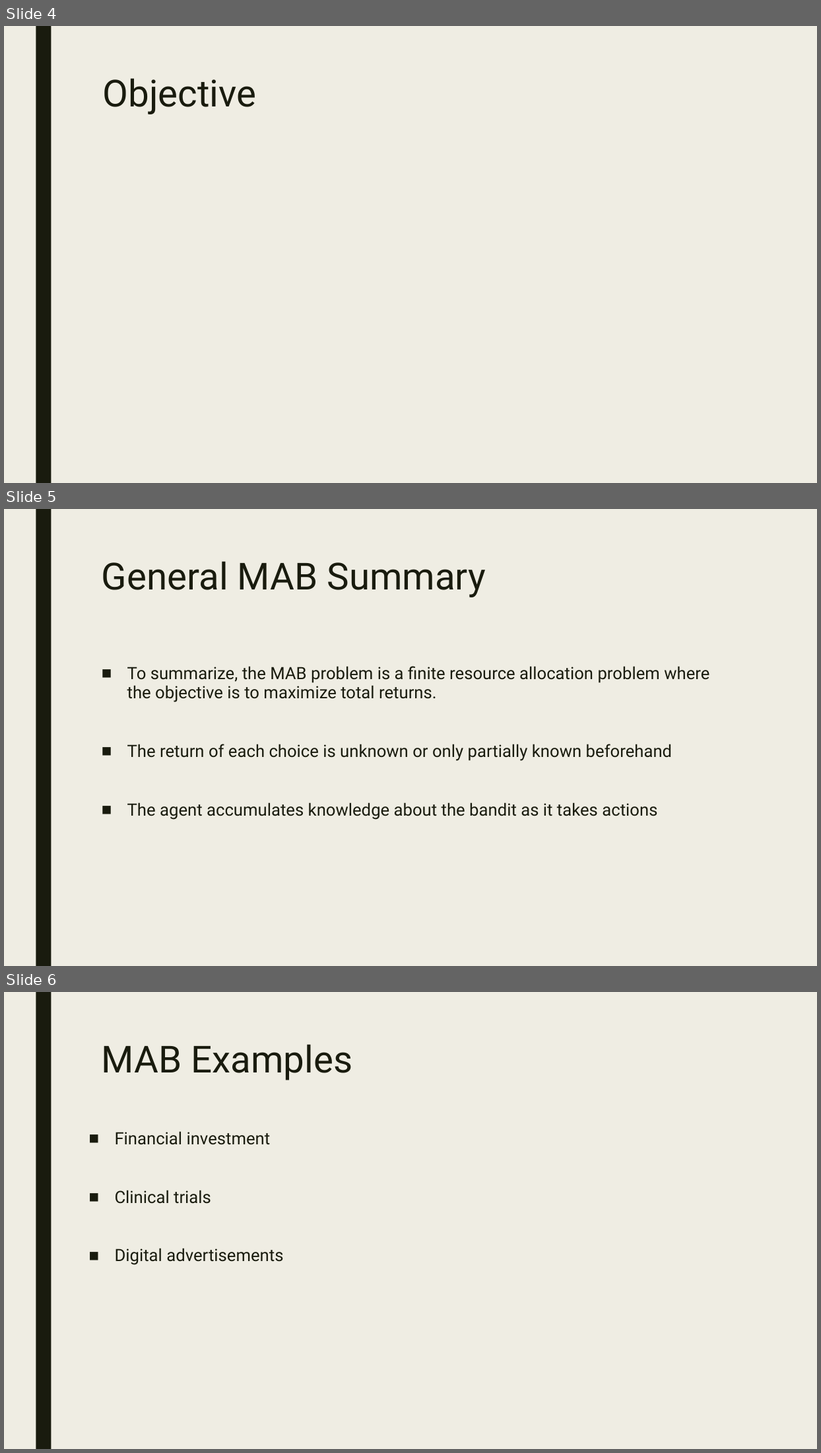
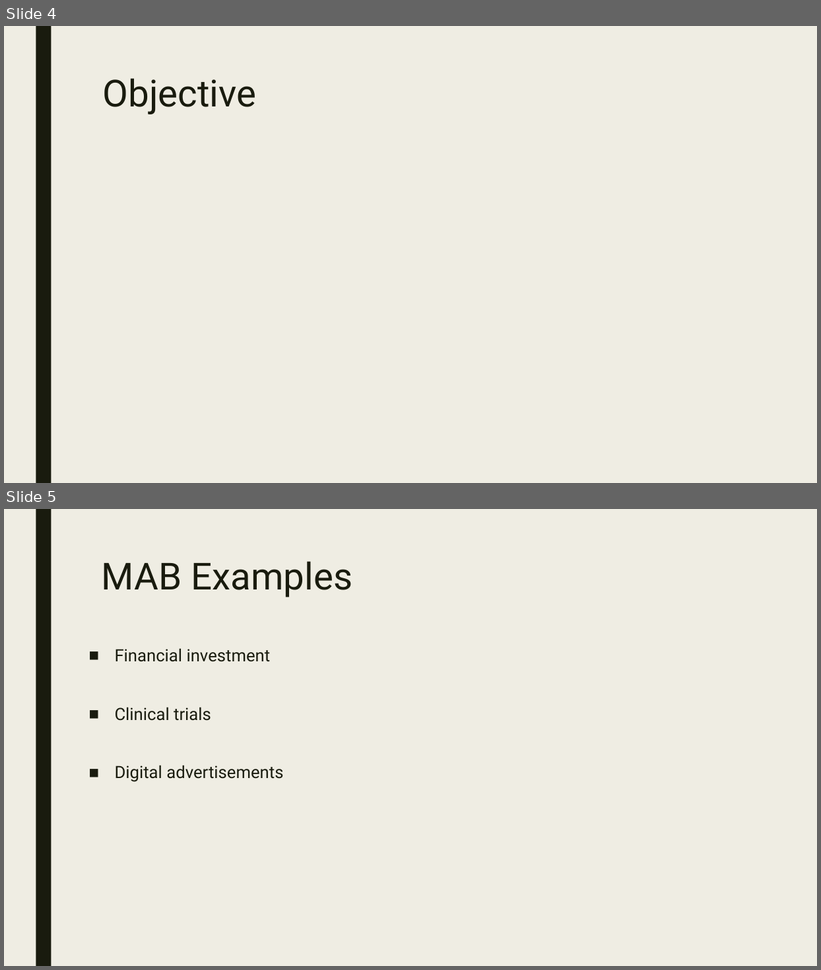
Before and after one commit to CourseReps/ECEN689-Fall2018, a slide deck: Students/siddharthajit/Tutorial Presentation/Thompson Sampling.pptx. Shown one above the other, each under a label of ours: slides 4, 5 and 6 before the commit, slides 4 and 5 after it. The pictures are 821x1453 and 821x970 pixels, drawn with LibreOffice and Linux fonts; fonts in the diff are those of the drawing; grey boxes stand for pictures. Boxes give left, top, right and bottom in pixels: in the first picture for what was removed or moved away, otherwise in the second. Text is boxed around its words. In the diff, an @@ line names an element or a change of style, - is before the commit and + after.

```diff
--- a/Students/siddharthajit/Tutorial Presentation/Thompson Sampling.pptx
+++ b/Students/siddharthajit/Tutorial Presentation/Thompson Sampling.pptx
@@ slide 5 removed at [4,509,817,966], background #EFEDE3; not listed: 1 template element that a slide beside it also shows @@
@@ title removed at [102,561,486,597] @@
-General MAB Summary
@@ text removed at [127,666,710,820] @@
-■ To summarize, the MAB problem is a finite resource allocation problem where the objective is to maximize total returns.
-■ The return of each choice is unknown or only partially known beforehand
-■ The agent accumulates knowledge about the bandit as it takes actions
@@ what was slide 6 is now slide 5 @@
```
Also in this commit, not shown: 2 other files.
